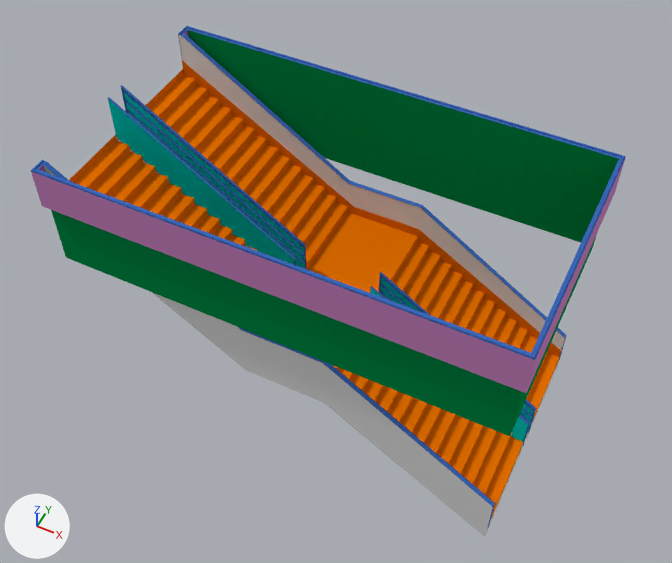
One commit to the Blender file zUMHbies_blender/Stairway/Stairway.blend: the scene before it, then after it.
One viewpoint serves both versions: a camera (50 mm lens) standing at (11.06, -11.1, 12.59) and looking at (5.09, 0.84, -2.33). Arrows for +X, +Y and +Z are at lower left; the lights stay in place.

In view in the first picture: 'Whole'.
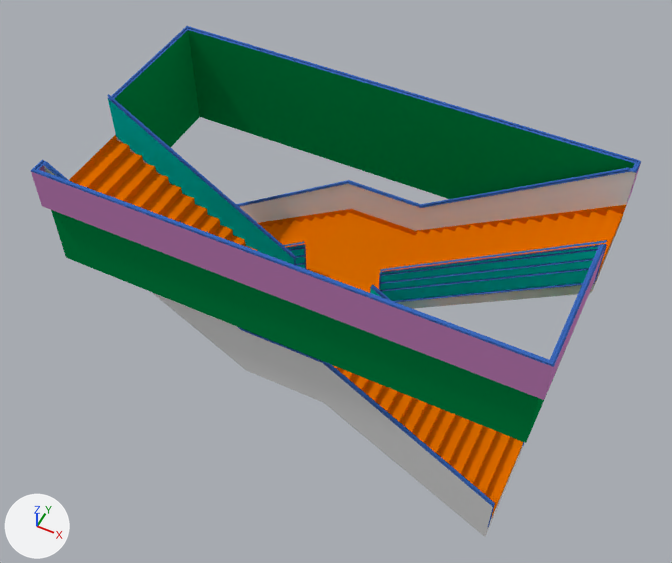
The newer file is also turned or shifted as a whole; pictures and numbers use the older file's frame.

Changed parts and their boxes [x1, y1, x2, y2] in the pictures (672 x 563 px; the box of a moved part takes in the faces that stretch with it):
'Whole', reshaped, modifiers changed (13% shorter)
    before: [31, 26, 626, 537]
    after: [31, 94, 605, 537]
'Whole2', added
    after: [111, 26, 641, 309]
    faces in mat_greytiles (its picture is missing): [115, 30, 635, 199]
    faces in mat_redmarble (its picture is missing): [258, 204, 627, 293]
    faces in mat_whiteconcrete (its picture is missing): [240, 171, 636, 309]
    faces in mat_iron (its picture is missing): [111, 26, 641, 302]
    faces in mat_ironwithholes (its picture is missing): [287, 246, 599, 301]
part 1 of me_cube, added (blue)
    after: [47, 163, 495, 505]
part 2 of me_cube, moved or reshaped
    before: [31, 26, 626, 436]
    after: [31, 169, 605, 443]
part 3 of me_cube, built on
    before: [39, 31, 565, 357]
    after: [39, 94, 391, 301]

The edits, one by one:
me_cube is used by ob_whole; location (0.0, 0.88, 0.0).
me_cube had 312 vertices, 166 faces, 22 loose edges and spanned x -0.01..9.91, y -2.7..0.0, z -5.64..0.94.
me_cube now has 352 vertices, 197 faces, 22 loose edges and spans x -0.01..10.21, y -2.7..0.2, z -5.64..1.02.
me_cube part 1: a new loose piece of 20 vertices spanning x 0.16..9.82, y -2.43..-2.37, z -4.29..0.92.
Part 2, on me_cube:
18 vertices in x 9.81..9.91, y -2.7..-2.6, z -1.52..0.94 move by (0.3, 0.0, 0.0).
13 vertices in x 9.81..9.91, y 0.0, z -1.52..0.94 move by (0.3, 0.2, 0.0).
Part 3, on me_cube:
1 face is deleted.
4 vertices in x 0.01..9.81, y -2.36..-2.35, z -4.82..0.22 move by (0.0, 0.0, -0.15).
4 vertices in x 4.38..6.01, y -2.36..-2.35, z -2.48 move by (-0.09, 0.0, -0.09).
15 vertices are added at x 0.01..9.81, y -0.26..-0.2, z -4.3..1.02.
5 new vertices lie (4.2, 0.0, -2.79) away from vertices in x 0.01..0.02, y -0.26..-0.2, z 1.0..1.02.
15 new faces join them, mat_iron (its picture is missing).
Mesh me_cube_001 is new.
It has 352 vertices, 197 faces and spans x 0.01..10.23, y -0.28..2.62, z -5.64..1.02.
Faces by material slot: [66, 7, 2, 115, 4, 3].
It uses material mat_redmarble (its picture is missing).
It uses material mat_whiteconcrete (its picture is missing).
It uses material mat_greytiles (its picture is missing).
It uses material mat_iron (its picture is missing).
It uses material mat_ironwithholes (its picture is missing).
It uses material mat_whitemarbletiles (its picture is missing).
Object 'Whole' (ob_whole) loses its MIRROR modifier named 'Mirror'.
Modifier setting removed (it was use_axis = (False, True, False)).
Modifier setting removed (it was use_mirror_merge = False).
Object 'Whole2' (ob_whole2) is new; it shows me_cube_001.
Its location is (0.0, 0.96, 0.0).
